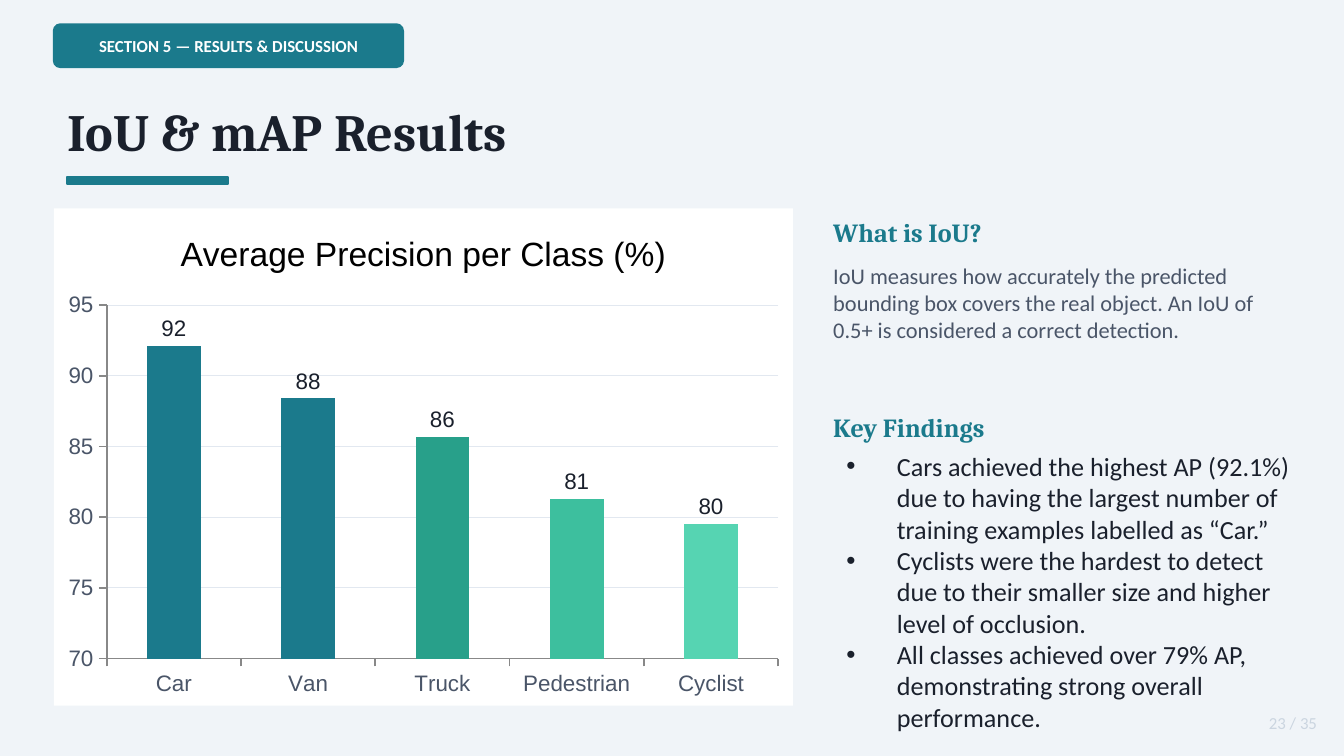
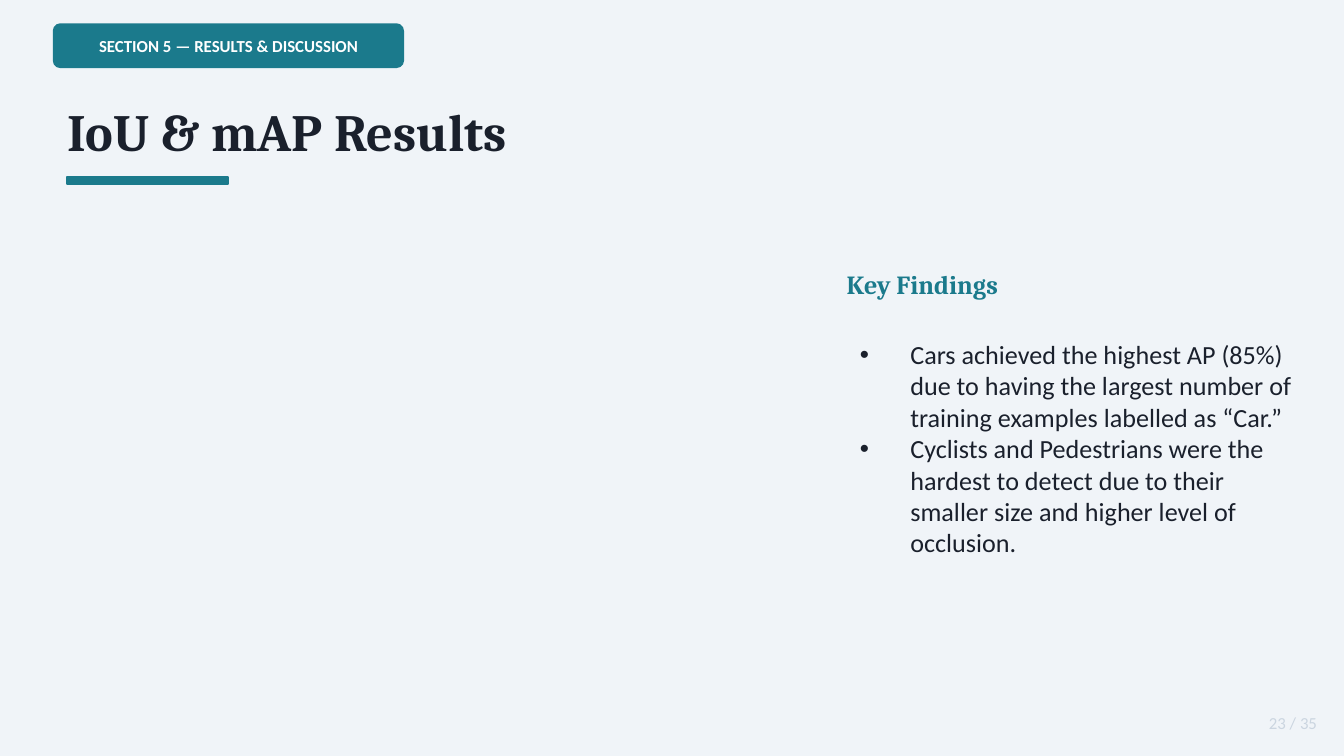
Before and after one commit to KumbiraiShonhiwa/3D-ResNet-With-Temporal-Feature-Stacking-and-LSTM, a slide deck: slide 24 of docs/KITTI_ML_Presentation.pptx (slide 23 before the commit). Drawn at 1344x756 pixels with LibreOffice and Linux fonts; fonts in the diff are those of the drawing. Boxes give left, top, right and bottom in pixels: in the first picture for what was removed or moved away, otherwise in the second. Text is boxed around its words. In the diff, an @@ line names an element or a change of style, - is before the commit and + after.

```diff
--- a/docs/KITTI_ML_Presentation.pptx
+++ b/docs/KITTI_ML_Presentation.pptx
@@ column chart removed at [54,208,793,706] @@
-title "Average Precision per Class (%)"
-categories: Car, Van, Truck, Pedestrian, Cyclist
-Series 1: 92, 88, 86, 81, 80
@@ text removed at [833,224,981,243] @@
-What is IoU?
@@ text removed at [833,268,1254,338] @@
-IoU measures how accurately the predicted bounding box covers the real object. An IoU of 0.5+ is considered a correct detection.
@@ text "Key Findings": place and size @@
-text "Key Findings" at [833,419,984,443]
+text "Key Findings" at [847,276,997,300]
@@ text at [910,345,1291,552]: text changed @@
-• Cars achieved the highest AP (92.1%) due to having the largest number of training examples labelled as “Car.”
-• Cyclists were the hardest to detect due to their smaller size and higher level of occlusion.
-• All classes achieved over 79% AP, demonstrating strong overall performance.
+• Cars achieved the highest AP (85%) due to having the largest number of training examples labelled as “Car.”
+• Cyclists and Pedestrians were the hardest to detect due to their smaller size and higher level of occlusion.
```
Also in this commit, not shown: 8 other slides changed, 4 slides added, 1 slide removed, 5 other files.
